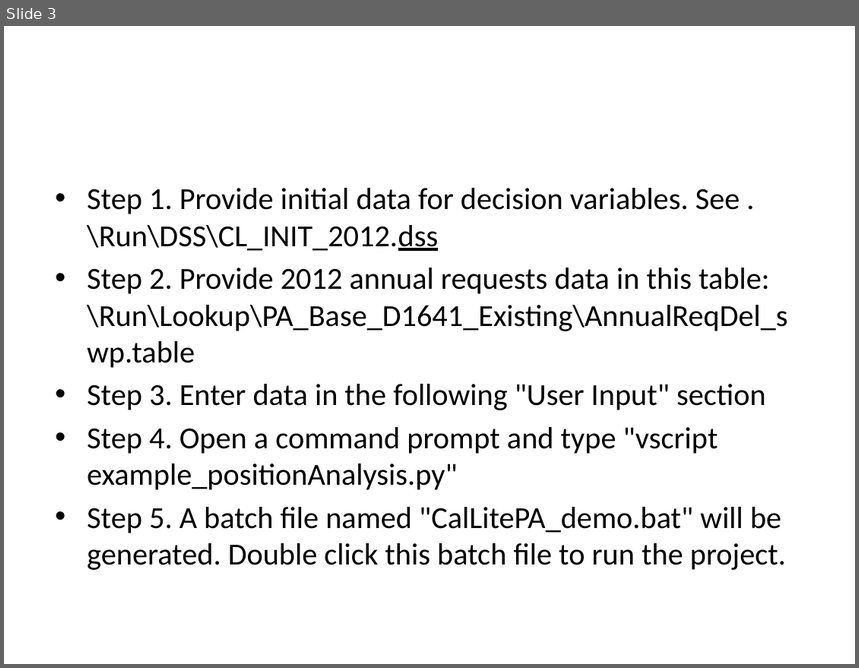
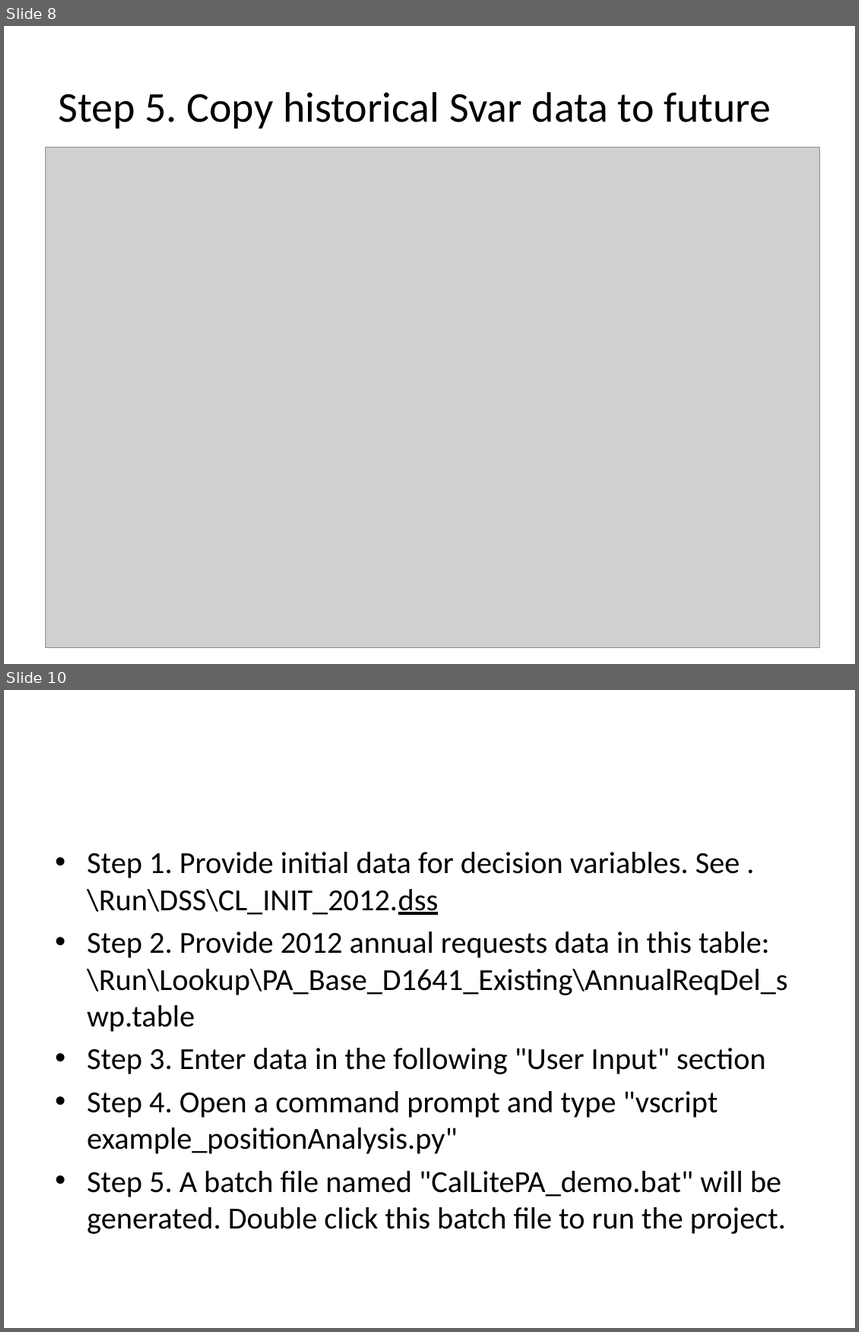
Before and after one commit to CentralValleyModeling/wrims, a slide deck: wrims2_vscript/doc/Position Analysis with CalLite.pptx. Shown one above the other, each under a label of ours: slide 3 before the commit, slides 8 and 10 after it; the slides between them are not shown. The pictures are 859x668 and 859x1332 pixels, drawn with LibreOffice and Linux fonts; fonts in the diff are those of the drawing; grey boxes stand for pictures. Boxes give left, top, right and bottom in pixels: in the first picture for what was removed or moved away, otherwise in the second. Text is boxed around its words. In the diff, an @@ line names an element or a change of style, - is before the commit and + after.

```diff
--- a/wrims2_vscript/doc/Position Analysis with CalLite.pptx
+++ b/wrims2_vscript/doc/Position Analysis with CalLite.pptx
@@ slide 8 added at (4, 26, 855, 664), background #FFFFFF @@
@@ title added at (59, 92, 771, 129), 36 pt, text #000000 @@
+Step 5. Copy historical Svar data to future
@@ picture added at (46, 148, 820, 648) @@
@@ what was slide 3 is now slide 10 @@
```
Also in this commit, not shown: 2 slides changed, 9 other slides added.
